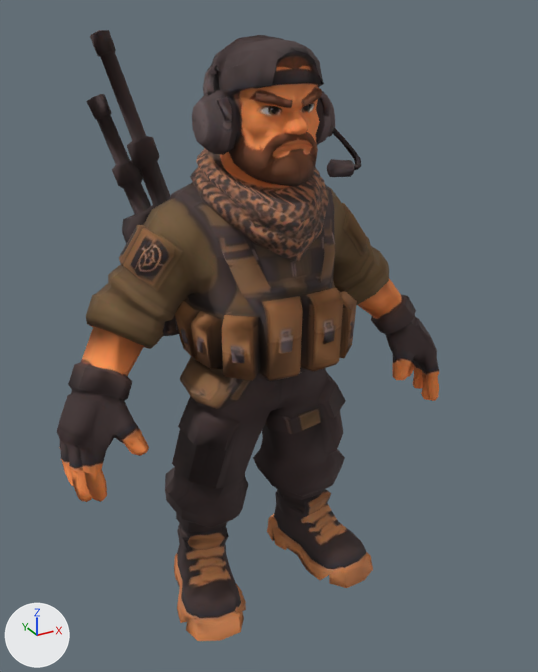
The glTF model models/USER_HERO_Sniper.glb, before and after one commit.
Rendered twice from a 50 mm lens placed at (-0.846, -1.64, 1.545), pointed at (-0.071, -0.231, 0.84). Arrows for +X, +Y and +Z are at lower left; the lights stay in place. The first picture is the older version. Vertices at exactly the same position are counted once.

The scene before the commit, as lines of its bpy script (objects in view):
```python
me_user_hero_sniper_lod0 = bpy.data.meshes.new('USER_HERO_Sniper_LOD0')
me_user_hero_sniper_lod0.from_pydata(...)  # 2472 vertices, 4900 faces; spans x -0.552..0.552, y -0.294..0.294, z 0.0..1.497
me_user_hero_sniper_lod0.materials.append(mat_m_user_hero_sniper)  # picture img_user_hero_sniper_basecolor_1024
ob_user_hero_sniper_lod0 = bpy.data.objects.new('USER_HERO_Sniper_LOD0', me_user_hero_sniper_lod0)
ob_user_hero_sniper_lod0.location = (0.0, 0.0, 0.0)
```
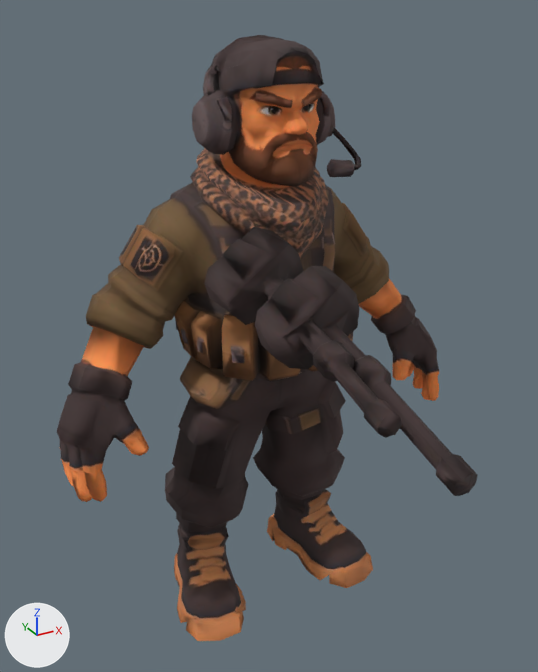
Where the change shows, as pixel boxes (x1, y1, x2, y2) in the pictures (538 x 672 px; the box of a moved part takes in the faces that stretch with it):
'USER_HERO_Sniper_LOD0', reshaped (10% wider): before (57, 30, 439, 641); after (57, 35, 478, 641)
part 1 of me_user_hero_sniper_lod0, moved or reshaped: before (86, 30, 179, 336); after (204, 227, 478, 496)

Diff of the bpy script that builds the scene:
```diff
--- a/models/USER_HERO_Sniper.glb.py
+++ b/models/USER_HERO_Sniper.glb.py
@@ me_user_hero_sniper_lod0 @@
 # used by ob_user_hero_sniper_lod0; location = (0.0, 0.0, 0.0)
-me_user_hero_sniper_lod0.from_pydata(...)  # 2472 vertices, 4900 faces; spans x -0.552..0.552, y -0.294..0.294, z 0.0..1.497
+me_user_hero_sniper_lod0.from_pydata(...)  # 2472 vertices, 4900 faces; spans x -0.552..0.552, y -0.927..0.133, z 0.0..1.491
+# me_user_hero_sniper_lod0 part 1: the loose piece of 259 vertices spanning x -0.309..-0.037, y 0.057..0.294, z 0.738..1.497 is multiplied about its middle by the matrix ((0.932, -0.267, 0.246), (0.139, -0.366, -0.92), (0.335, 0.892, -0.304)), then moved by (0.099, -0.712, -0.188)
 me_user_hero_sniper_lod0.materials.append(mat_m_user_hero_sniper)
```
